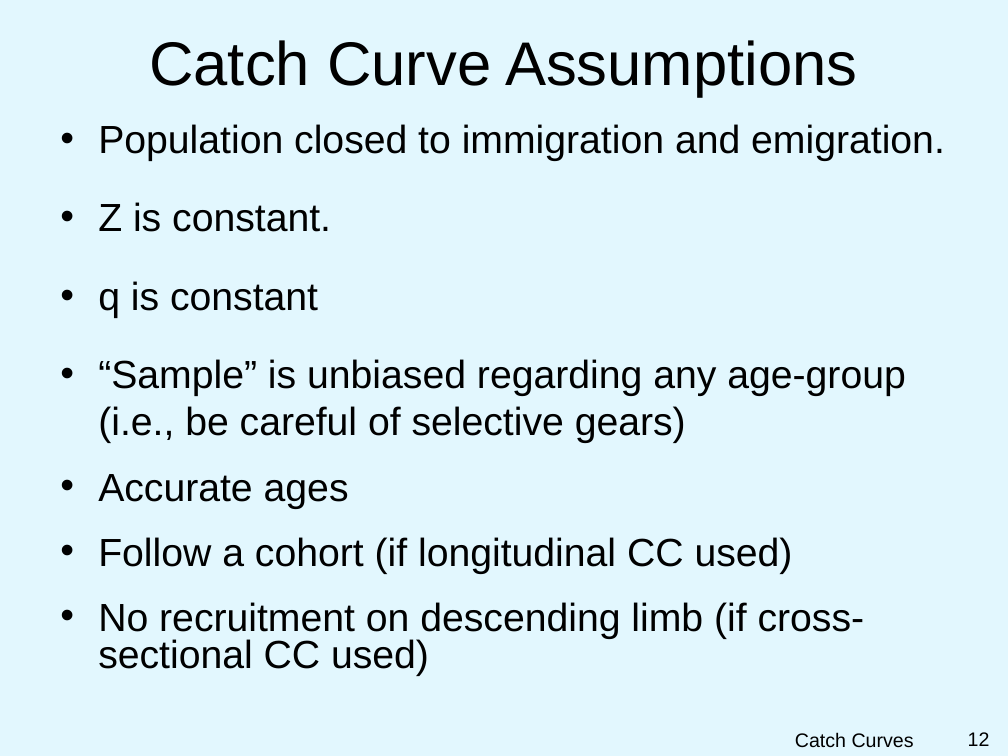
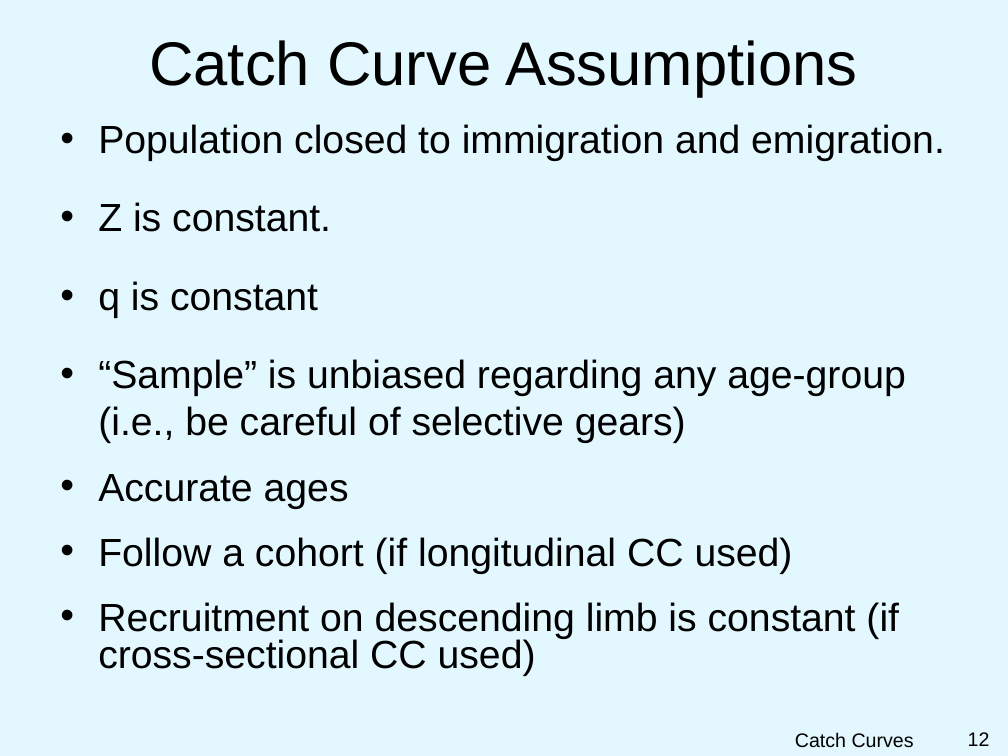
Before and after one commit to droglenc/NCNRS349, a slide deck: slide 12 of modules/Mortality/PPT.pptx. Drawn at 1008x756 pixels with LibreOffice and Linux fonts; fonts in the diff are those of the drawing; background and template pictures are left out. Boxes give left, top, right and bottom in pixels: in the first picture for what was removed or moved away, otherwise in the second. Text is boxed around its words. In the diff, an @@ line names an element or a change of style, - is before the commit and + after.

```diff
--- a/modules/Mortality/PPT.pptx
+++ b/modules/Mortality/PPT.pptx
@@ text at (x1=98, y1=602, x2=899, y2=676): text changed @@
-• No recruitment on descending limb (if cross-sectional CC used)
+• Recruitment on descending limb is constant (if cross-sectional CC used)
```
Also in this commit, not shown: 1 other file.
